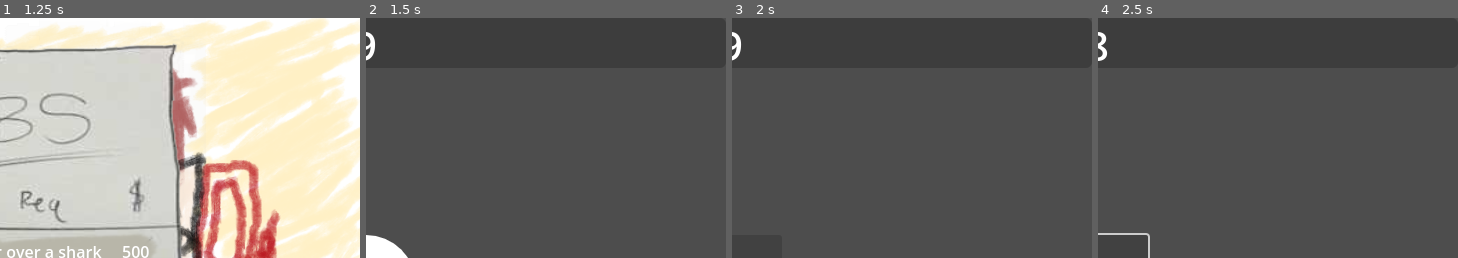
Above: before the commit, frames 1-4 (left to right).
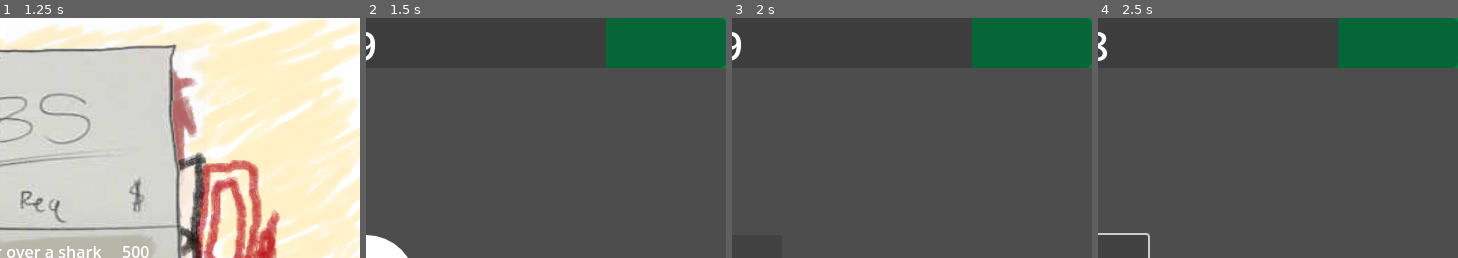
Above: after the commit, the same moments.

Repository: davis-trem/Stunt-Game
Game: Godot game, scene res://scenes/bedroom.tscn
Same seed, same stepped clock (60 frames per second), same inputs: the game is played once before the commit and once after it.
Inputs (mouse positions are % of the whole screen's width and height, from its top left):
- Up to frame 1 (1.25 s): tap Enter at 0.5 s; move the mouse to (72, 47) at 0.52 s; hold Z (qte_1) from 0.53 s (still down); click (72, 47) at 0.67 s
- Up to frame 2 (1.5 s): tap Space at 1.25 s; move the mouse to (50, 51) at 1.27 s; release Z (qte_1) at 1.28 s; tap X (qte_2) at 1.35 s; click (50, 51) at 1.42 s
- Up to frame 3 (2 s): no input
- Up to frame 4 (2.5 s): click "Z" at 2 s
The pictures show only the part of the screen within x 50-100%, y 0-50%; the shares and areas given below are measured in that part.

Frame 1 is identical in both runs. In frame 2, 6.9% of the frame differs, in the area x 66-100%, y 0-21%; in frame 3, 6.9%; in frame 4, 6.9%.

Commit message:
add target to mashing

Diff:
--- a/scenes/qte_mashing.tscn
+++ b/scenes/qte_mashing.tscn
@@ -12,6 +12,17 @@
 grow_horizontal = 2
 grow_vertical = 2
 script = ExtResource("1_7u7dj")
+
+[node name="TargetRect" type="ColorRect" parent="."]
+custom_minimum_size = Vector2(0, 50)
+layout_mode = 1
+anchors_preset = 1
+anchor_left = 1.0
+anchor_right = 1.0
+offset_left = -40.0
+offset_bottom = 40.0
+grow_horizontal = 0
+color = Color(0, 0.529412, 0.270588, 1)
 
 [node name="VBoxContainer" type="VBoxContainer" parent="."]
 layout_mode = 1
--- a/scripts/qte_manager.gd
+++ b/scripts/qte_manager.gd
@@ -23,6 +23,7 @@
 @onready var timer_label = $TimerLabel
 @onready var event_ended_dialog = $EventEndedDialog
 
+var target_mashing_value
 var simon_says_list = []
 var job_idx
 
@@ -84,6 +85,8 @@
 
 
 func _start_mashing_event():
+	target_mashing_value = 85
+	($TargetRect as ColorRect).custom_minimum_size.x = (100 - target_mashing_value) * 8
 	$VBoxContainer/ProgressBar.value = 0
 	timer.wait_time = wait_times[TYPE.MASHING]
 	timer.start()
@@ -141,8 +144,8 @@
 	timer.stop()
 	match qte_type:
 		TYPE.MASHING:
-			event_finished.emit($VBoxContainer/ProgressBar.value < 95)
-			event_ended_dialog.show_dialog($VBoxContainer/ProgressBar.value < 95)
+			event_finished.emit($VBoxContainer/ProgressBar.value < target_mashing_value)
+			event_ended_dialog.show_dialog($VBoxContainer/ProgressBar.value < target_mashing_value)
 		TYPE.SIMON_SAYS:
 			event_finished.emit(true)
 			event_ended_dialog.show_dialog(true)
